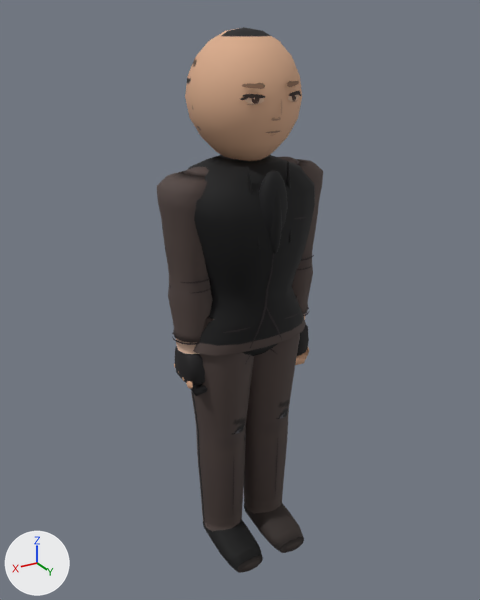
A saved change to the glTF model assets/models/gunter_bald_a.glb.
Camera for both pictures: a 50 mm lens placed at (1.139, 1.874, 1.941), pointed at (0.006, -0.014, 0.997). The axes (+X, +Y, +Z) are drawn at lower left. The lights are the same throughout. The first picture is the older version. Vertices at exactly the same position are counted once.

Before the edit, the objects in view are built like this:
```python
me_mesh_0 = bpy.data.meshes.new('Mesh_0')
me_mesh_0.from_pydata(...)  # 4040 vertices, 7230 faces; spans x -0.31..0.31, y -0.2..0.24, z -0.03..1.9
me_mesh_0.materials.append(mat_material_0)
ob_body = bpy.data.objects.new('Body', me_mesh_0)
ob_body.location = (0.0, 0.0, 0.0)
```
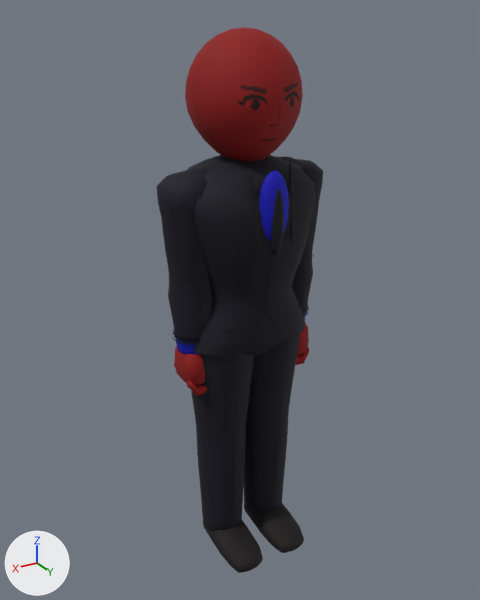
Boxes [x1, y1, x2, y2] around the edits, measured in the pictures (480 x 600 px; the box of a moved part takes in the faces that stretch with it):
part 1 of me_mesh_0, deleted
    before: [240, 81, 301, 136]
part 2 of me_mesh_0, moved or reshaped
    before: [185, 27, 302, 314]
    after: [185, 27, 303, 316]
part 3 of me_mesh_0, recoloured
    before: [157, 138, 323, 573]
    after: [157, 155, 323, 573]

What the commit changed:
me_mesh_0 is used by ob_body; location (0.0, 0.0, 0.0).
me_mesh_0 had 4040 vertices, 7230 faces and spanned x -0.31..0.31, y -0.2..0.24, z -0.03..1.9.
me_mesh_0 now has 3284 vertices, 6034 faces and spans x -0.31..0.31, y -0.2..0.24, z -0.03..1.9.
me_mesh_0 part 1: 15 loose pieces with 645 vertices, spanning x -0.11..0.11, y 0.16..0.19, z 1.6..1.76, are deleted.
me_mesh_0 part 2: 133 vertices moved from x -0.14..0.13, y -0.15..0.2, z 1.23..1.75 to x -0.1..0.09, y -0.11..0.21, z 1.23..1.75; 559 vertices removed from x -0.18..0.18, y -0.18..0.21, z 0.97..1.89; 448 vertices added at x -0.18..0.19, y -0.18..0.22, z 0.96..1.9.
me_mesh_0 part 3: 4878 kept faces spanning x -0.31..0.31, y -0.2..0.24, z -0.03..1.61 get new vertex colours.
